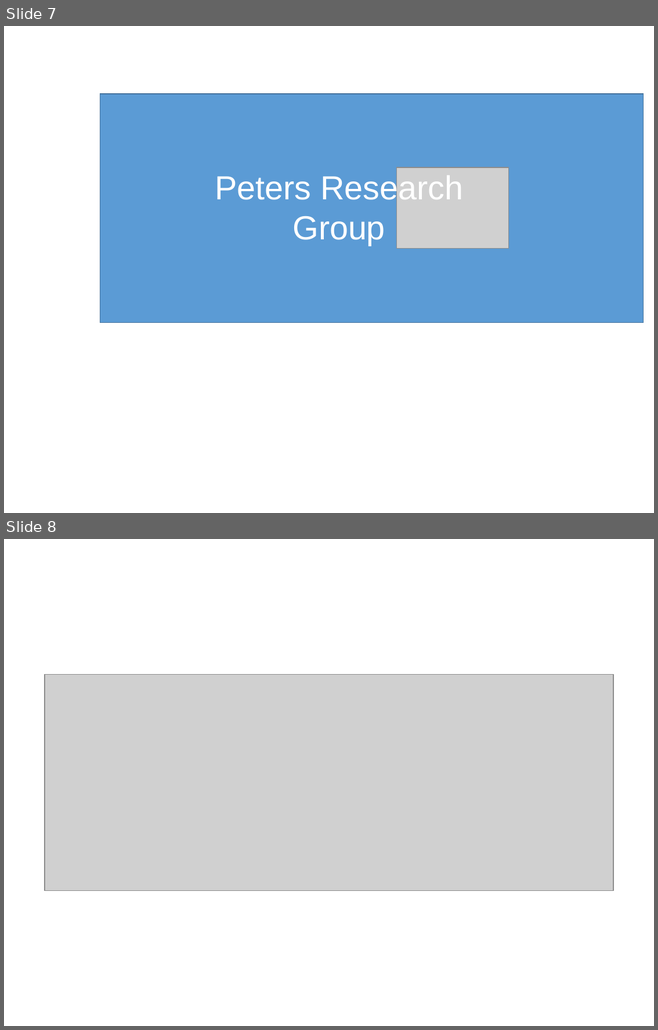
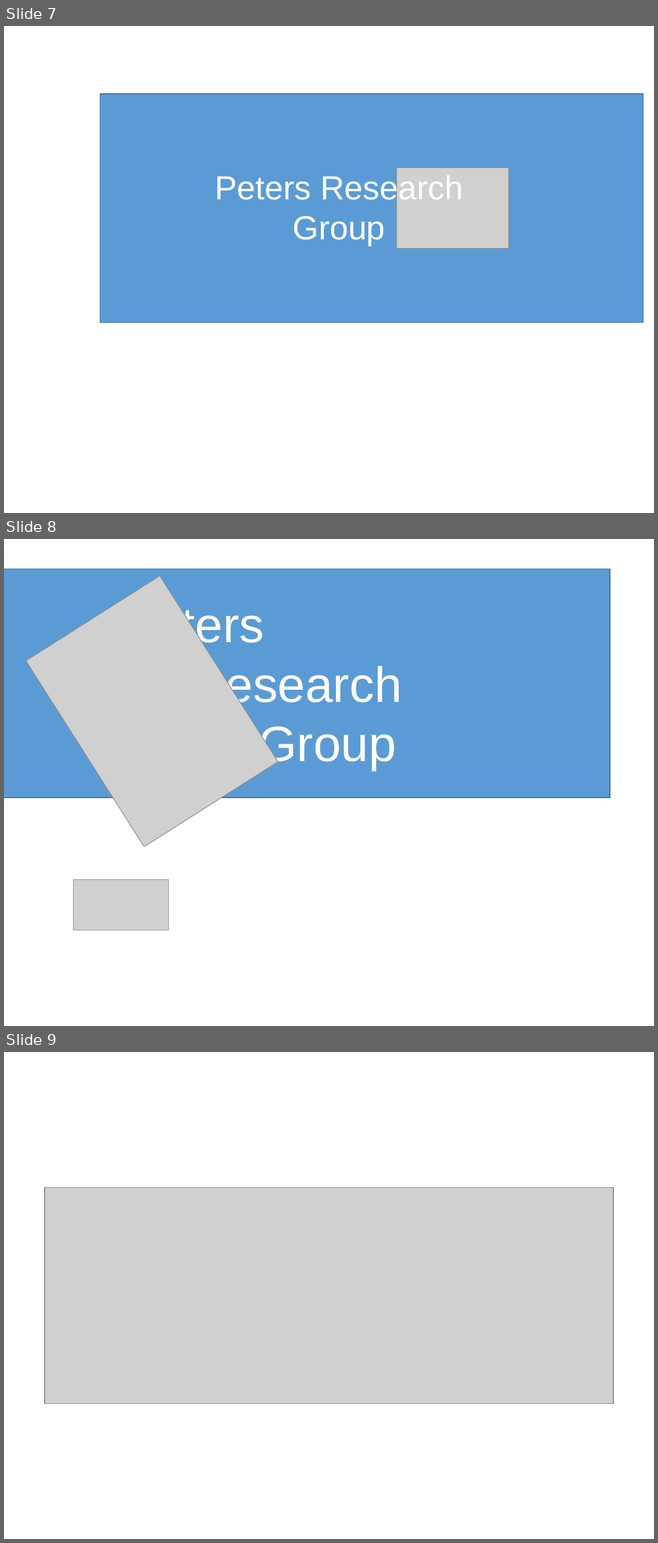
Before and after one commit to PetersResearchGroup/PetersResearchGroupWebsite, a slide deck: images/site/Images.pptx. Shown one above the other, each under a label of ours: slides 7 and 8 before the commit, slides 7, 8 and 9 after it. The pictures are 658x1030 and 658x1543 pixels, drawn with LibreOffice and Linux fonts; fonts in the diff are those of the drawing; grey boxes stand for pictures. Boxes give left, top, right and bottom in pixels: in the first picture for what was removed or moved away, otherwise in the second. Text is boxed around its words. In the diff, an @@ line names an element or a change of style, - is before the commit and + after.

```diff
--- a/images/site/Images.pptx
+++ b/images/site/Images.pptx
@@ slide 8 added at (4,539,654,1026), background #FFFFFF @@
@@ rectangle added at (4,569,610,798), fill #5B9BD5, outline #43739E 1 pt @@
@@ picture added at (26,576,278,846) @@
@@ text added at (121,603,402,770), 55 pt, text #FFFFFF @@
+Peters
+Research
+Group
@@ picture added at (73,879,168,930) @@
@@ what was slide 8 is now slide 9 @@
```
Also in this commit, not shown: 26 other files.
